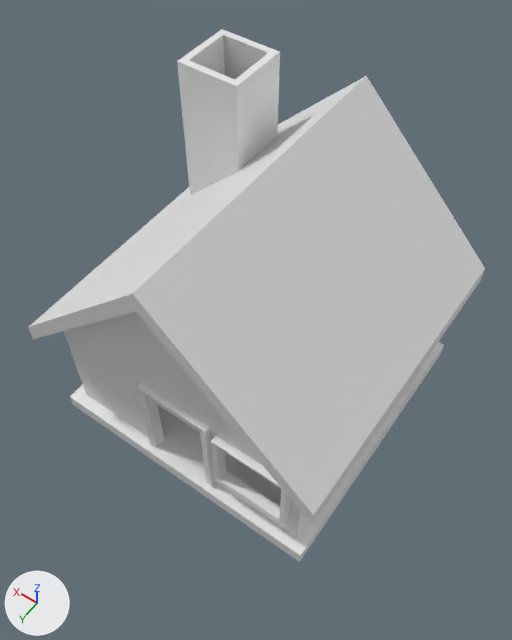
What one commit did to the Blender file house.blend.
Both versions are drawn from a 50 mm camera at (-1.84, 2.66, 4.81) aimed at (-0.08, 0.2, 0.94). Every picture has the same lights, and +X, +Y and +Z are marked at lower left.
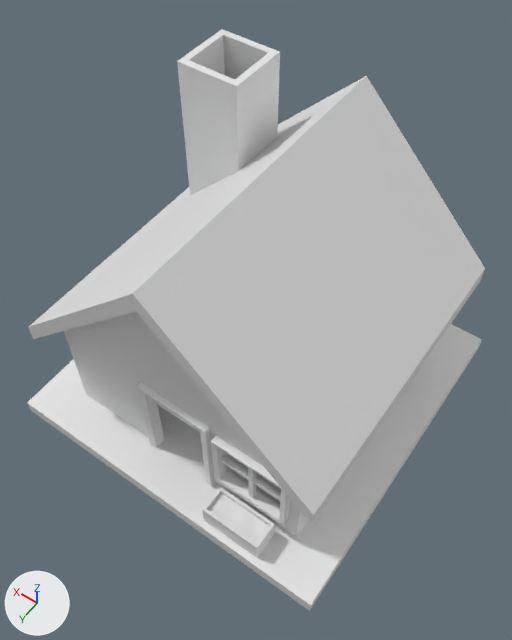
Where the change shows, as pixel boxes (x1, y1, x2, y2) in the pictures (512 x 640 px):
'Cube.002', mesh rescaled (22% wider, 30% taller)
    before: (70, 342, 444, 562)
    after: (27, 324, 482, 611)
'Cube.006', added
    after: (202, 487, 275, 558)
'Cube.007', added
    after: (208, 493, 269, 544)

The change, as a list of edits to the scene's bpy script:
```text
Change me_cube:
    where me_cube.from_pydata(...)  # 8 vertices, 6 faces; spans x -1.09..1.09, y -1.09..1.09, z -0.12..0.01
    used by ob_cube_002; location = (0.0, 0.0, 0.0)
    me_cube part 1: the whole mesh is scaled about its middle by (1.22, 1.22, 1)
Add me_cube_007:
    me_cube_007.from_pydata(...)  # 4649 vertices, 4512 faces; spans x -0.843..-0.42, y 1.087..1.257, z 0.145..0.169
    me_cube_007.polygons.foreach_set('use_smooth', [True] * 4512)
Add me_cube_003:
    me_cube_003.from_pydata([(-0.861, 1.072, 0.007), (-0.841, 1.092, 0.193), (-0.861, 1.275, 0.007), (-0.841, 1.256, 0.193), (-0.401, 1.072, 0.007), (-0.42, 1.092, 0.193), (-0.401, 1.275, 0.007), (-0.42, 1.256, 0.193), (-0.861, 1.072, 0.193), (-0.861, 1.275, 0.193), (-0.401, 1.275, 0.193), (-0.401, 1.072, 0.193), (-0.841, 1.092, 0.125), (-0.841, 1.256, 0.125), (-0.42, 1.256, 0.125), (-0.42, 1.092, 0.125)], [], [(0, 8, 9, 2), (2, 9, 10, 6), (6, 10, 11, 4), (4, 11, 8, 0), (2, 6, 4, 0), (5, 7, 14, 15), (1, 3, 9, 8), (3, 7, 10, 9), (7, 5, 11, 10), (5, 1, 8, 11), (14, 13, 12, 15), (3, 1, 12, 13), (1, 5, 15, 12), (7, 3, 13, 14)])
Add ob_cube_007:
    ob_cube_007 = bpy.data.objects.new('Cube.007', me_cube_007)
    ob_cube_007.location = (0.0, 0.0, 0.0)
Add ob_cube_006:
    ob_cube_006 = bpy.data.objects.new('Cube.006', me_cube_003)
    ob_cube_006.location = (0.0, 0.0, 0.0)
```
